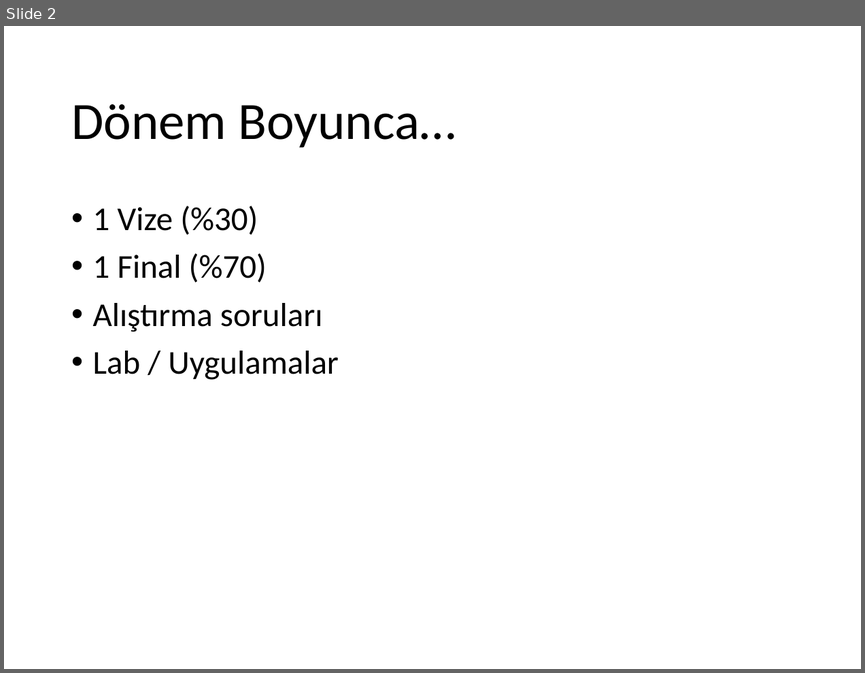
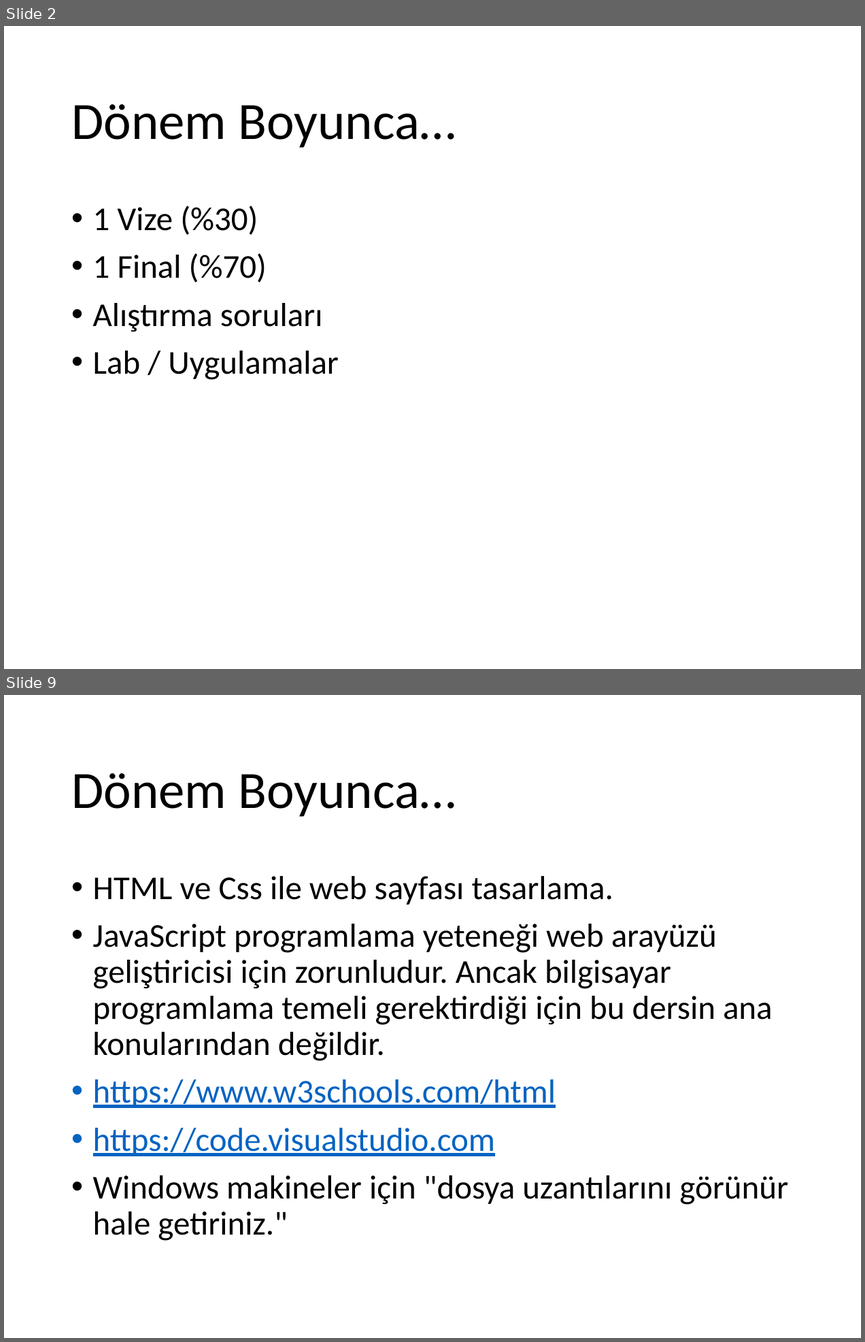
Before and after one commit to ihpar/web, a slide deck: Slides/Ders 0.pptx. Shown one above the other, each under a label of ours: slide 2 before the commit, slides 2 and 9 after it; the slides between them are not shown. The pictures are 865x673 and 865x1342 pixels, drawn with LibreOffice and Linux fonts; fonts in the diff are those of the drawing. Boxes give left, top, right and bottom in pixels: in the first picture for what was removed or moved away, otherwise in the second. Text is boxed around its words. In the diff, an @@ line names an element or a change of style, - is before the commit and + after.

```diff
--- a/Slides/Ders 0.pptx
+++ b/Slides/Ders 0.pptx
@@ slide 9 added at box(4, 695, 861, 1338), background #FFFFFF @@
@@ title added at box(71, 773, 456, 817), 44 pt, text #000000 @@
+Dönem Boyunca…
@@ text added at box(93, 876, 788, 1240), 28 pt, text #000000 @@
+• HTML ve Css ile web sayfası tasarlama.
+• JavaScript programlama yeteneği web arayüzü geliştiricisi için zorunludur. Ancak bilgisayar programlama temeli gerektirdiği için bu dersin ana konularından değildir.
+• https://www.w3schools.com/html
+• https://code.visualstudio.com
+• Windows makineler için "dosya uzantılarını görünür hale getiriniz."
```
Also in this commit, not shown: 2 slides changed, 5 other slides added, 1 slide removed.
